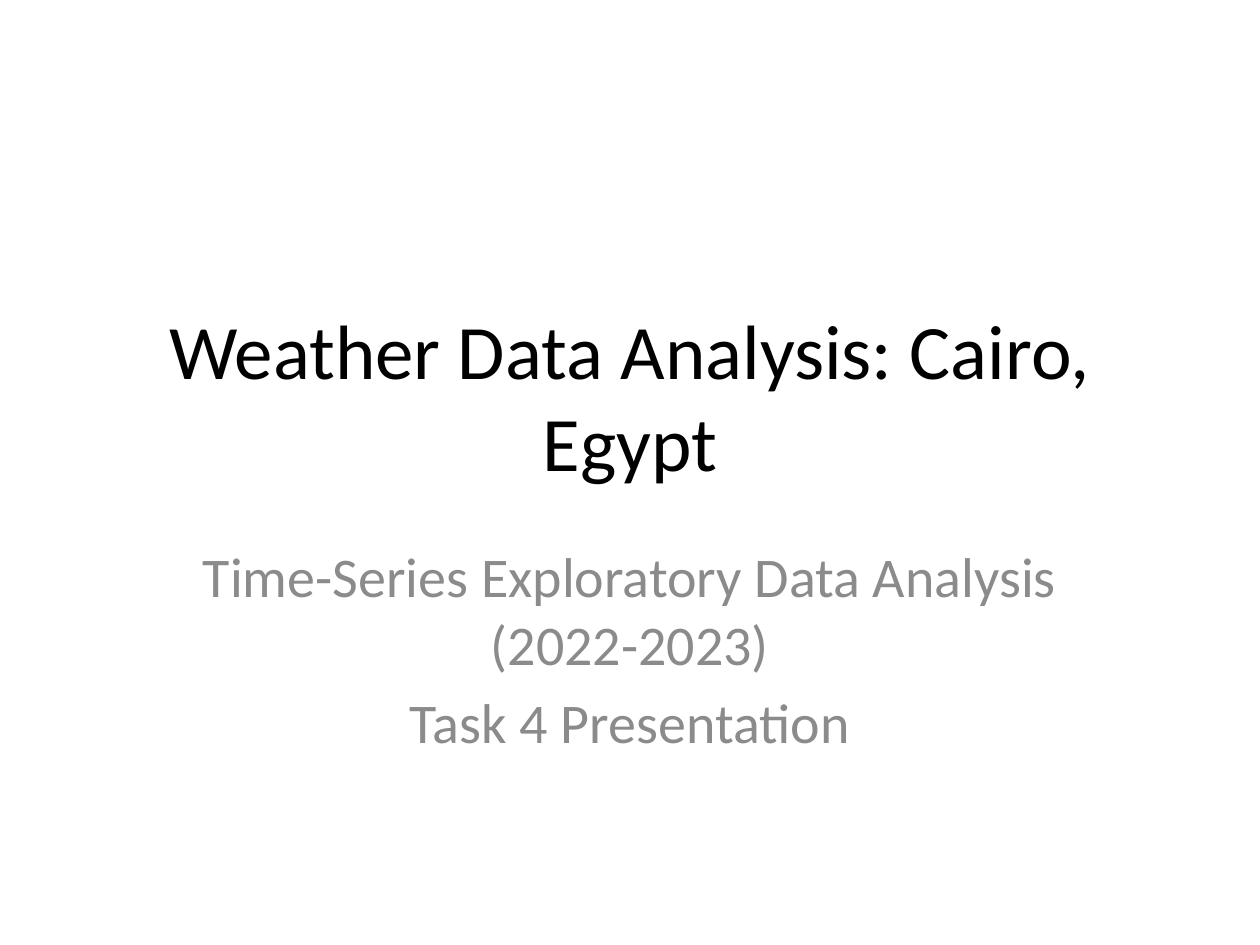
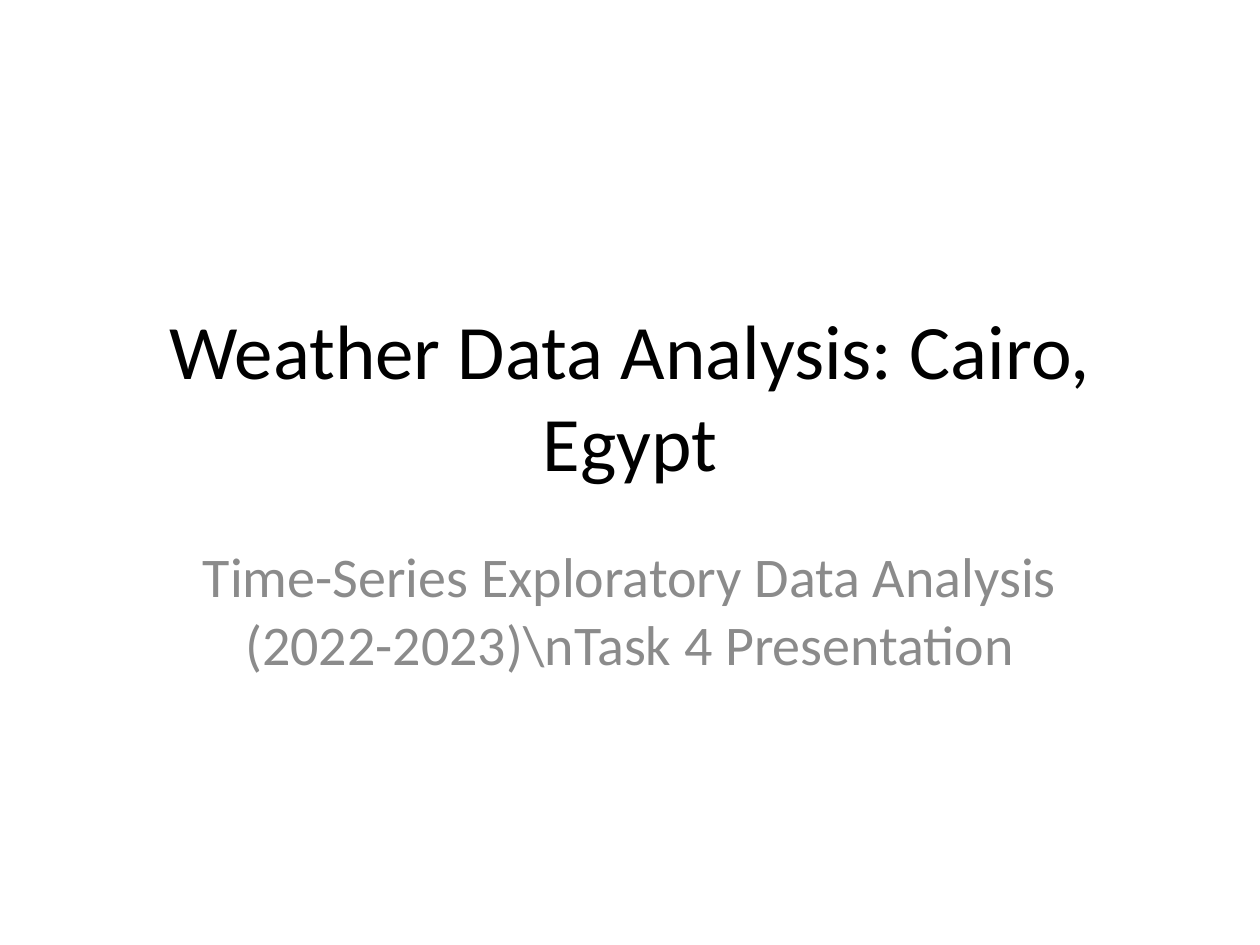
Before and after one commit to ToqaGhozlan/Machine_Learning_Summer_Intern_R5, a slide deck: slide 1 of ahmed essam tasks/task4/Task4_Presentation.pptx. Drawn at 1260x945 pixels with LibreOffice and Linux fonts; fonts in the diff are those of the drawing. Boxes give left, top, right and bottom in pixels: in the first picture for what was removed or moved away, otherwise in the second. Text is boxed around its words. In the diff, an @@ line names an element or a change of style, - is before the commit and + after.

Commit message:
Update Task 4 PPT: Include EDA graphs

```diff
--- a/ahmed essam tasks/task4/Task4_Presentation.pptx
+++ b/ahmed essam tasks/task4/Task4_Presentation.pptx
@@ subtitle at [203, 558, 1056, 673]: text changed @@
-Time-Series Exploratory Data Analysis (2022-2023)
-Task 4 Presentation
+Time-Series Exploratory Data Analysis (2022-2023)\nTask 4 Presentation
```
Also in this commit, not shown: 3 other slides changed, 2 slides added, 2 slides removed.
